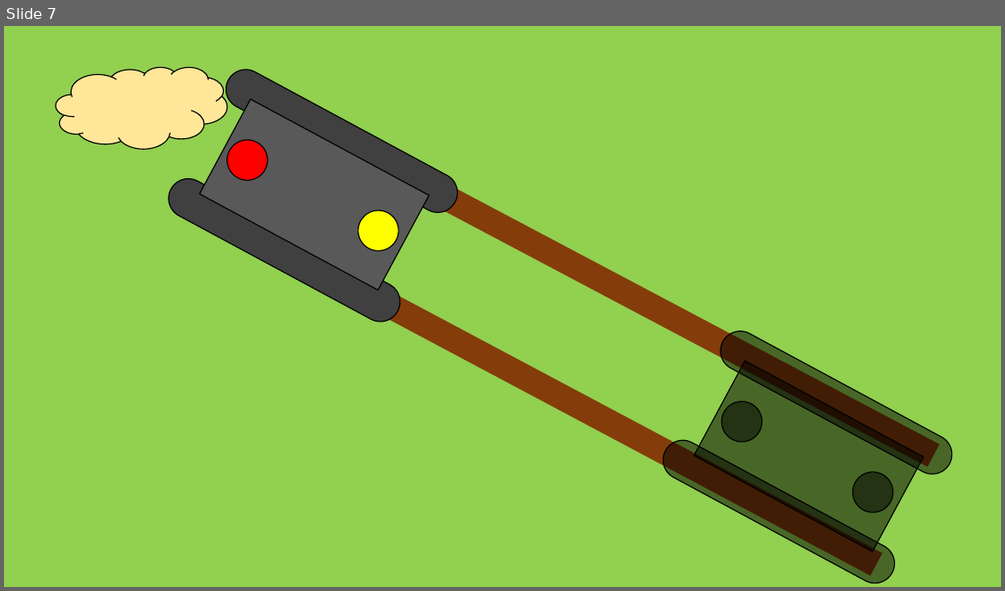
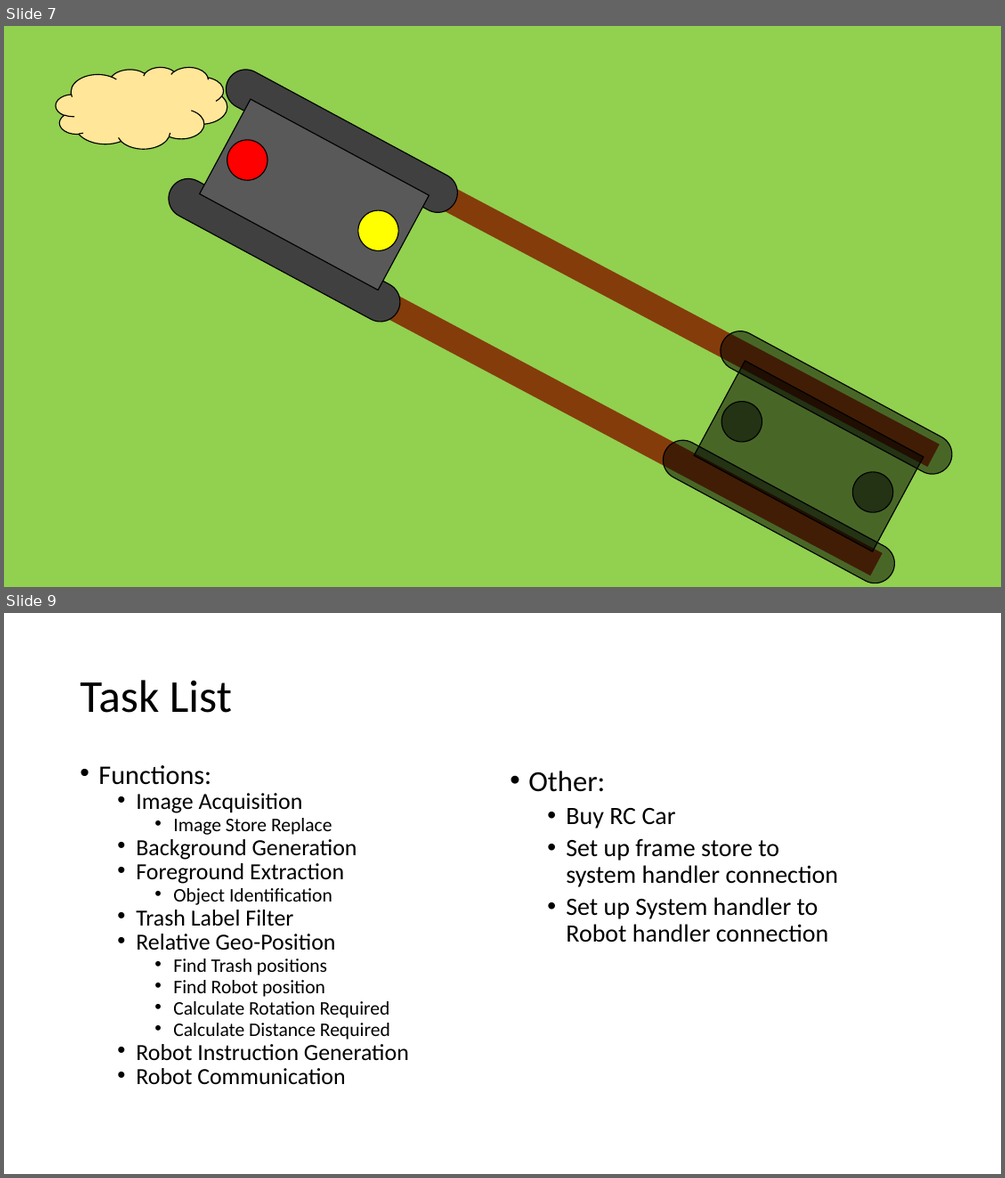
Before and after one commit to Iranaphor/Autonomous-Litter-Collection, a slide deck: Visual Plan.pptx. Shown one above the other, each under a label of ours: slide 7 before the commit, slides 7 and 9 after it; the slides between them are not shown. The pictures are 1005x591 and 1005x1178 pixels, drawn with LibreOffice and Linux fonts; fonts in the diff are those of the drawing. Boxes give left, top, right and bottom in pixels: in the first picture for what was removed or moved away, otherwise in the second. Text is boxed around its words. In the diff, an @@ line names an element or a change of style, - is before the commit and + after.

```diff
--- a/Visual Plan.pptx
+++ b/Visual Plan.pptx
@@ slide 9 added at (x1=4, y1=613, x2=1001, y2=1174), background #FFFFFF @@
@@ title added at (x1=80, y1=680, x2=232, y2=713), 44 pt, text #000000 @@
+Task List
@@ text added at (x1=98, y1=765, x2=409, y2=1085), 22.2 pt, text #000000 @@
+• Functions:
+  • Image Acquisition
+    • Image Store Replace
+  • Background Generation
+  • Foreground Extraction
+    • Object Identification
+  • Trash Label Filter
+  • Relative Geo-Position
+    • Find Trash positions
+    • Find Robot position
+    • Calculate Rotation Required
+    • Calculate Distance Required
+  • Robot Instruction Generation
+  • Robot Communication
@@ text added at (x1=528, y1=771, x2=839, y2=942), 24 pt, text #000000 @@
+• Other:
+  • Buy RC Car
+  • Set up frame store to system handler connection
+  • Set up System handler to Robot handler connection
```
Also in this commit, not shown: 1 slide changed.
